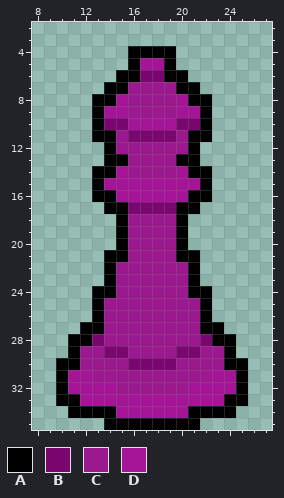
Pixel-art file: scenes/pieces/bishop/bishop.aseprite. Above, as it was before the edit.
36x36 pixels, 1 frame. Shown: x 8..27, y 2..35.
Palette (. is transparent): A #000000  B #7a066f  C #9a198e  D #a31496
Once edited:
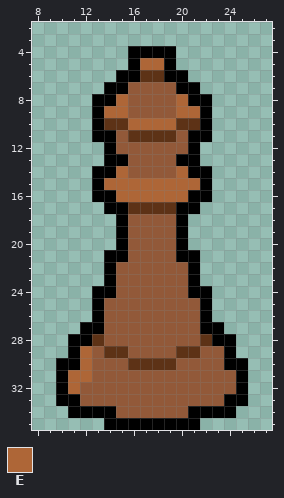
Colours new in this view: E #ae6637
Change:
{"colour":"B","old":"#7a066f","new":"#5d3216"}
{"colour":"C","old":"#9a198e","new":"#925939"}
{"y":5,"x":17,"old":"DD","new":"EE"}
{"y":8,"x":15,"old":"D","new":"E"}
{"y":8,"x":20,"old":"D","new":"E"}
{"y":9,"x":14,"old":"DD","new":"EE"}
{"y":9,"x":20,"old":"DD","new":"EE"}
{"y":10,"x":16,"old":"DDDD","new":"EEEE"}
{"y":14,"x":15,"old":"D","new":"E"}
{"y":14,"x":20,"old":"D","new":"E"}
{"y":15,"x":14,"old":"DDDDDDDD","new":"EEEEEEEE"}
{"y":16,"x":15,"old":"DDDDDD","new":"EEEEEE"}
{"y":29,"x":12,"old":"C","new":"E"}
{"y":30,"x":12,"old":"C","new":"E"}
{"y":31,"x":11,"old":"DD","new":"EE"}
{"y":31,"x":23,"old":"DD","new":"CC"}
{"y":32,"x":11,"old":"DDDD","new":"ECCC"}
{"y":32,"x":21,"old":"DDDD","new":"CCCC"}
{"y":33,"x":12,"old":"DDDDDDDDDDDD","new":"CCCCCCCCCCCC"}
{"y":34,"x":15,"old":"DDDDDD","new":"CCCCCC"}
